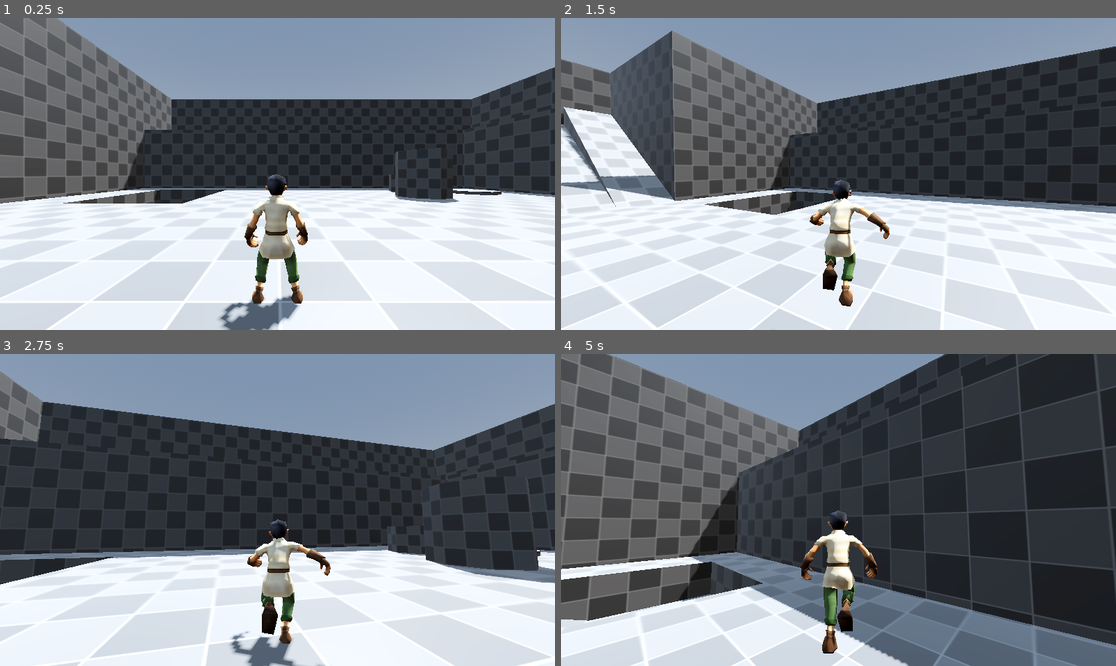
Above: before the commit, frames 1-4 (two rows, left to right).
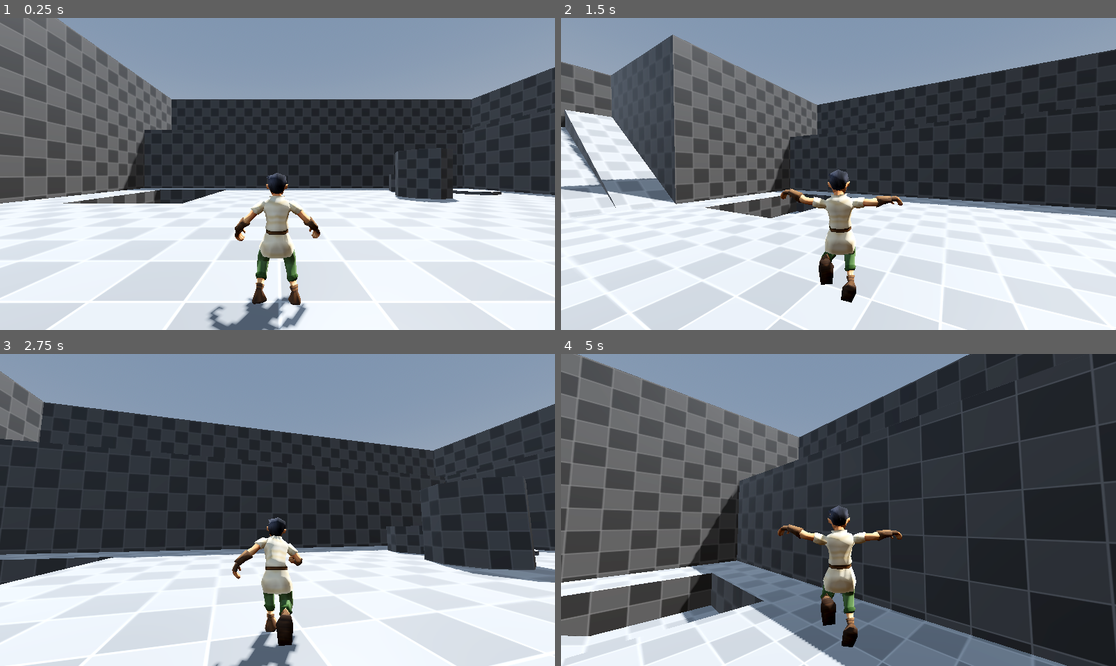
Above: after the commit, the same moments.

Repository: notQuiteTrash/ocarina-mimic
Game: Godot game, scene res://scenes/start.tscn
The game is run twice, just before and just after one commit, with the same random seed, the same clock (stepped at 60 frames per second) and the same inputs.
Inputs (mouse positions are in pixels of both pictures, inside the frame that each line leads up to):
- Up to frame 1 (0.25 s): no input
- Up to frame 2 (1.5 s): tap Enter at 0.5 s; move the mouse to (866, 174) at 0.52 s; hold W (move_forward) from 0.53 s (still down); click (866, 174) at 0.67 s; tap Space (move_jump) at 0.77 s; move the mouse to (810, 174) at 1.27 s
- Up to frame 3 (2.75 s): keep holding W (move_forward); tap Space (move_jump) at 1.52 s; move the mouse to (288, 503) at 2.02 s
- Up to frame 4 (5 s): keep holding W (move_forward); move the mouse to (832, 516) at 2.77 s; click (832, 516) at 2.92 s; tap Space (move_jump) at 3.02, 3.77, 4.52 s; move the mouse to (877, 513) at 3.52 s; move the mouse to (794, 506) at 4.27 s

The runs differ from the first frame. In frame 1, 2.1% of the frame differs, in the area x 37-95%, y 31-100%; in frame 2, 13%; in frame 3, 3.7%; in frame 4, 32%, in the area x 0-100%, y 0-100%.

Commit message:
anim_tree, jumping, gravity, lean

Diff:
--- a/project.godot
+++ b/project.godot
@@ -80,6 +80,8 @@
 [physics]
 
 3d/physics_engine="Jolt Physics"
+3d/default_gravity=22.0
+common/physics_interpolation=true
 
 [rendering]
 
--- a/scenes/player.tscn
+++ b/scenes/player.tscn
@@ -9,7 +9,72 @@
 [sub_resource type="SphereShape3D" id="SphereShape3D_dqkch"]
 radius = 0.2
 
+[sub_resource type="AnimationNodeAnimation" id="AnimationNodeAnimation_qhqgy"]
+animation = &"freehand_walk"
+
+[sub_resource type="AnimationNodeAnimation" id="AnimationNodeAnimation_dqkch"]
+animation = &"freehand_run"
+
+[sub_resource type="AnimationNodeAnimation" id="AnimationNodeAnimation_tuyoq"]
+animation = &"pose_lean_left"
+
+[sub_resource type="AnimationNodeAnimation" id="AnimationNodeAnimation_fjrip"]
+animation = &"pose_lean_right"
+
+[sub_resource type="AnimationNodeAnimation" id="AnimationNodeAnimation_smehm"]
+animation = &"freehand_fall"
+
+[sub_resource type="AnimationNodeAnimation" id="AnimationNodeAnimation_qlg0r"]
+animation = &"freehand_idle"
+
+[sub_resource type="AnimationNodeTransition" id="AnimationNodeTransition_tuyoq"]
+xfade_time = 0.2
+input_0/name = "idle"
+input_0/auto_advance = false
+input_0/break_loop_at_end = false
+input_0/reset = true
+input_1/name = "walk"
+input_1/auto_advance = false
+input_1/break_loop_at_end = false
+input_1/reset = true
+input_2/name = "run"
+input_2/auto_advance = false
+input_2/break_loop_at_end = false
+input_2/reset = true
+input_3/name = "fall"
+input_3/auto_advance = false
+input_3/break_loop_at_end = false
+input_3/reset = true
+
+[sub_resource type="AnimationNodeAdd3" id="AnimationNodeAdd3_smehm"]
+
+[sub_resource type="AnimationNodeTimeScale" id="AnimationNodeTimeScale_qhqgy"]
+
+[sub_resource type="AnimationNodeBlendTree" id="AnimationNodeBlendTree_fjrip"]
+graph_offset = Vector2(-108.907166, 253.271)
+nodes/output/position = Vector2(1260, 140)
+nodes/Animation/node = SubResource("AnimationNodeAnimation_qlg0r")
+nodes/Animation/position = Vector2(220, 20)
+nodes/movement/node = SubResource("AnimationNodeTransition_tuyoq")
+nodes/movement/position = Vector2(1020, 100)
+"nodes/Animation 2/node" = SubResource("AnimationNodeAnimation_qhqgy")
+"nodes/Animation 2/position" = Vector2(220, 200)
+"nodes/Animation 3/node" = SubResource("AnimationNodeAnimation_dqkch")
+"nodes/Animation 3/position" = Vector2(220, 380)
+nodes/walk_speed/node = SubResource("AnimationNodeTimeScale_qhqgy")
+nodes/walk_speed/position = Vector2(460, 200)
+"nodes/Animation 4/node" = SubResource("AnimationNodeAnimation_tuyoq")
+"nodes/Animation 4/position" = Vector2(220, 740)
+nodes/run_lean/node = SubResource("AnimationNodeAdd3_smehm")
+nodes/run_lean/position = Vector2(740, 360)
+"nodes/Animation 5/node" = SubResource("AnimationNodeAnimation_fjrip")
+"nodes/Animation 5/position" = Vector2(220, 920)
+"nodes/Animation 6/node" = SubResource("AnimationNodeAnimation_smehm")
+"nodes/Animation 6/position" = Vector2(220, 560)
+node_connections = [&"output", 0, &"movement", &"movement", 0, &"Animation", &"movement", 1, &"walk_speed", &"movement", 2, &"run_lean", &"movement", 3, &"Animation 6", &"walk_speed", 0, &"Animation 2", &"run_lean", 0, &"Animation 4", &"run_lean", 1, &"Animation 3", &"run_lean", 2, &"Animation 5"]
+
 [node name="Player" type="CharacterBody3D" unique_id=1059660458]
+floor_snap_length = 0.25
 script = ExtResource("1_3vyb7")
 
 [node name="CollisionShape3D" type="CollisionShape3D" parent="." unique_id=1219735895]
@@ -29,40 +94,50 @@
 [node name="Mesh" parent="." unique_id=2067544585 instance=ExtResource("2_g2els")]
 transform = Transform3D(-1, 0, -8.742278e-08, 0, 1, 0, 8.742278e-08, 0, -1, 0, 0.010729492, 0)
 
-[node name="Skeleton3D" parent="Mesh/HeroRig_export" parent_id_path=PackedInt32Array(2067544585, 97955014) index="0" unique_id=1818377787]
-bones/0/position = Vector3(-0.02506284, 1.1263235, -0.012531456)
+[node name="Skeleton3D" parent="Mesh/HeroRig_export" parent_id_path=PackedInt32Array(2067544585, 884050261) index="0" unique_id=1311413661]
+bones/0/position = Vector3(-0.025489097, 1.0983415, -0.008725041)
 bones/0/rotation = Quaternion(1, 5.056924e-15, 1.0658141e-14, 6.16095e-08)
-bones/1/rotation = Quaternion(0.7071068, -5.2414932e-23, -1.4705806e-22, 0.7071068)
-bones/2/rotation = Quaternion(-0.85711104, -0.07133201, -0.15941316, 0.48462343)
-bones/3/rotation = Quaternion(0.8816565, -0.0019566065, 0.07384472, 0.4660739)
-bones/4/rotation = Quaternion(-0.088041246, 0.17176513, 0.17861007, 0.9648025)
-bones/5/rotation = Quaternion(-0.8331473, 0.0036510741, 0.037444893, 0.5517701)
-bones/6/rotation = Quaternion(0.3716578, 0.003895104, -0.031128868, 0.92783964)
-bones/7/rotation = Quaternion(0.3840956, -0.044150505, -0.09765699, 0.91705203)
-bones/8/rotation = Quaternion(0.99971575, 1.6203014e-10, -1.6202642e-10, -0.023842977)
-bones/9/rotation = Quaternion(-0.06446277, 1.5975127e-07, 3.4484668e-08, 0.9979201)
-bones/10/rotation = Quaternion(-0.51605356, -0.007564948, -0.0005027593, 0.8565228)
-bones/11/rotation = Quaternion(0.63933265, 0.7590903, -0.0730435, -0.098491095)
-bones/12/rotation = Quaternion(-0.19023386, 0.0069777993, -0.015227578, 0.981596)
-bones/13/rotation = Quaternion(-0.08024188, -0.03267876, 0.019314133, 0.99605244)
-bones/14/rotation = Quaternion(-0.43457532, 0.8950093, -0.07173616, 0.070403926)
-bones/15/rotation = Quaternion(-0.17214309, 0.7210735, 0.19182459, 0.64313537)
-bones/16/rotation = Quaternion(-0.21766959, -0.00010695778, 0.00037530164, 0.9760225)
-bones/17/rotation = Quaternion(-0.18079044, -1.07698e-06, -1.9688618e-07, 0.98352164)
-bones/18/rotation = Quaternion(5.88451e-08, 0.03674369, -2.1397955e-06, 0.9993248)
-bones/19/rotation = Quaternion(0.7206885, -0.6926366, -0.013503364, -0.026083529)
-bones/20/rotation = Quaternion(0.6107806, -0.74574846, 0.14595236, -0.22249578)
-bones/21/rotation = Quaternion(-0.4386486, -0.0063835615, 0.035111852, 0.8979499)
-bones/22/rotation = Quaternion(0.044873387, 0.08720315, -0.013514468, 0.9950877)
-bones/24/rotation = Quaternion(0.43457532, 0.8950093, -0.07173598, -0.07040382)
-bones/25/rotation = Quaternion(-0.17214316, -0.7210734, -0.19182463, 0.6431355)
-bones/26/rotation = Quaternion(-0.21766958, 0.00010680168, -0.00037534404, 0.9760224)
-bones/27/rotation = Quaternion(-0.18079048, 1.070362e-06, 2.3895313e-07, 0.98352164)
-bones/28/rotation = Quaternion(-9.581207e-08, 0.020556826, 2.1635176e-06, 0.99978876)
-bones/29/rotation = Quaternion(0.99971575, 1.6202462e-10, -1.6203694e-10, 0.023842216)
-bones/29/scale = Vector3(1, 0.9999997, 1.000001)
+bones/1/rotation = Quaternion(0.7283433, 0.0067979647, 0.009252909, 0.68511623)
+bones/2/rotation = Quaternion(-0.7967066, -0.11662937, -0.08736397, 0.58653545)
+bones/3/rotation = Quaternion(0.29700413, -0.0040072068, 0.02487611, 0.95454377)
+bones/4/rotation = Quaternion(-0.17068513, -0.013396636, 0.10978487, 0.97909886)
+bones/5/rotation = Quaternion(-0.80521953, 0.09131295, 0.037659813, 0.5846924)
+bones/6/rotation = Quaternion(0.3154066, 0.003982167, -0.026417442, 0.9485805)
+bones/7/rotation = Quaternion(-0.18471399, 0.009770678, -0.07558741, 0.9798326)
+bones/8/rotation = Quaternion(0.9969863, 0.0033251485, 0.000105540275, -0.07750734)
+bones/9/rotation = Quaternion(-0.06446282, 2.8165636e-07, -6.4309567e-09, 0.9979201)
+bones/10/rotation = Quaternion(-0.7060274, 0.11030561, 0.08873178, 0.693891)
+bones/11/rotation = Quaternion(0.97970164, 0.18401411, 0.0471275, -0.06405218)
+bones/12/rotation = Quaternion(-0.37294948, 0.006592213, -0.029852765, 0.92734784)
+bones/13/rotation = Quaternion(-0.046807732, -0.13433161, 0.21569969, 0.96604234)
+bones/14/rotation = Quaternion(-0.43457532, 0.89500916, -0.07173615, 0.070404)
+bones/15/rotation = Quaternion(-0.1721431, 0.7210735, 0.19182459, 0.64313537)
+bones/16/rotation = Quaternion(-0.2176696, -0.0001069269, 0.00037533257, 0.9760225)
+bones/17/rotation = Quaternion(-0.18079056, -1.1645708e-06, -3.1288474e-07, 0.9835217)
+bones/18/rotation = Quaternion(-1.4667432e-07, -0.048664704, -2.087196e-06, 0.99881524)
+bones/19/rotation = Quaternion(0.7206885, -0.6926366, -0.013503372, -0.026083525)
+bones/20/rotation = Quaternion(0.9739639, -0.20486772, -0.029360771, -0.092528045)
+bones/21/rotation = Quaternion(-0.38727975, -0.006550921, 0.031000122, 0.9214178)
+bones/22/rotation = Quaternion(-0.0013368996, 0.035204206, -0.08895139, 0.99541277)
+bones/24/rotation = Quaternion(0.4345752, 0.89500934, -0.07173601, -0.07040387)
+bones/25/rotation = Quaternion(-0.17214315, -0.7210734, -0.19182467, 0.64313555)
+bones/26/rotation = Quaternion(-0.21766965, 0.00010679192, -0.0003753288, 0.9760225)
+bones/27/rotation = Quaternion(-0.18079045, 1.1404346e-06, 2.9008703e-07, 0.98352164)
+bones/28/rotation = Quaternion(3.6953434e-08, -0.035316326, 2.1479284e-06, 0.9993762)
+bones/29/rotation = Quaternion(0.99971575, 1.2521448e-08, -8.319377e-08, 0.023842245)
+bones/29/scale = Vector3(1, 1.0000001, 1.0000014)
 
-[node name="AnimationPlayer" parent="Mesh" index="1" unique_id=1363456600]
+[node name="AnimationPlayer" parent="Mesh" index="1" unique_id=1328109839]
 autoplay = &"freehand_idle"
 
+[node name="AnimationTree" type="AnimationTree" parent="." unique_id=916239615]
+root_node = NodePath("../Mesh")
+tree_root = SubResource("AnimationNodeBlendTree_fjrip")
+anim_player = NodePath("../Mesh/AnimationPlayer")
+parameters/movement/current_state = "idle"
+parameters/movement/transition_request = ""
+parameters/movement/current_index = 0
+parameters/walk_speed/scale = 1.0
+parameters/run_lean/add_amount = 0.0
+
 [editable path="Mesh"]
--- a/scripts/player.gd
+++ b/scripts/player.gd
@@ -1,10 +1,12 @@
 extends CharacterBody3D
-@onready var anim_player: AnimationPlayer = $Mesh/AnimationPlayer
+@onready var anim_player : AnimationPlayer = $Mesh/AnimationPlayer
+@onready var anim_tree : AnimationTree = $AnimationTree
+var prev_lean := 0.0
 
 @export var speed : float = 5.0
 # You type the above line like this as well: @export var speed:= 5.0
 # This is called Type Inference
-const JUMP_VELOCITY = 4.5
+const JUMP_VELOCITY = 9
 @onready var camera : Node3D = $CameraRig/Camera3D
 
 func get_boosted_speed(boost_mult:float) -> float:
@@ -37,15 +39,20 @@
 
 	var current_speed := velocity.length()
 	const RUN_SPEED := 4.0
-	const BLEND_SPEED := 0.2
 
-	if current_speed > RUN_SPEED :
-		anim_player.play("freehand_run", BLEND_SPEED)
+	if not is_on_floor() :
+		anim_tree.set("parameters/movement/transition_request", "fall")
+	elif current_speed > RUN_SPEED :
+		anim_tree.set("parameters/movement/transition_request", "run")
+		var lean := direction.dot(global_basis.x)
+		prev_lean = lerpf(prev_lean, lean, 0.3)
+		anim_tree.set("parameters/run_lean/add_amount", prev_lean)
 	elif current_speed > 0.0 :
-		anim_player.play("freehand_walk", BLEND_SPEED, lerp(0.5, 1.75, current_speed / RUN_SPEED))
+		anim_tree.set("parameters/movement/transition_request", "walk")
+		var walk_speed := lerpf(0.5, 1.75, current_speed / RUN_SPEED)
+		anim_tree.set("parameters/walk_speed/scale", walk_speed)
 	else:
-		anim_player.play("freehand_idle")
-
+		anim_tree.set("parameters/movement/transition_request", "idle")
 
 func turn_to(direction: Vector3) -> void:
 	if direction.length() > 0 :
Binary file changed: meshes/hero_male.glb
Binary file changed: meshes/hero_male_eyes.png
Binary file added: meshes/hero_male_hero.png
Not shown, changed: meshes/hero_male_hero.png.import
